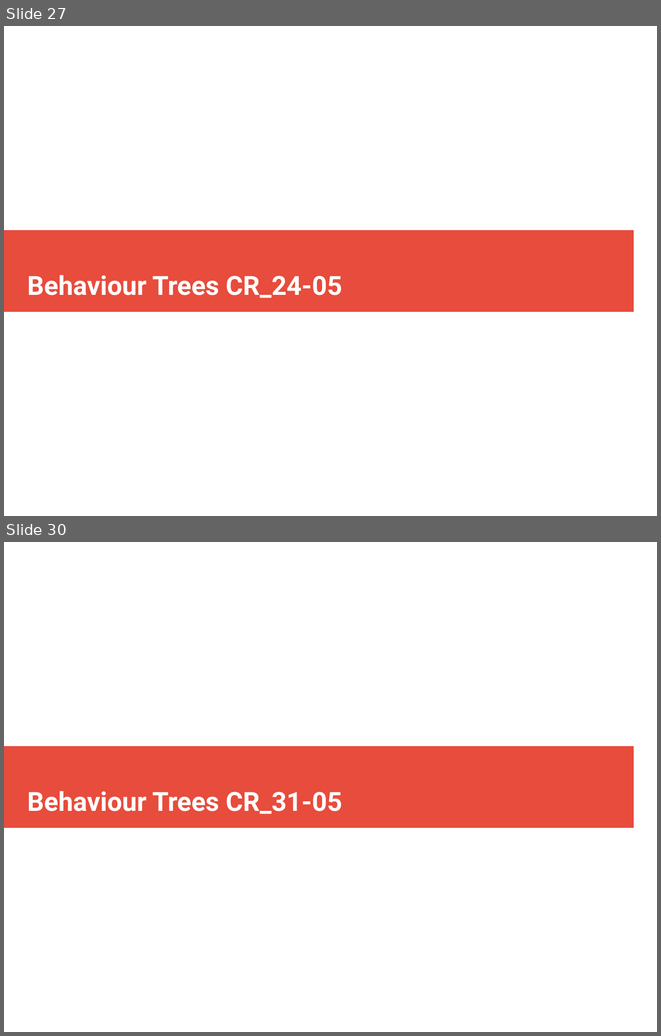
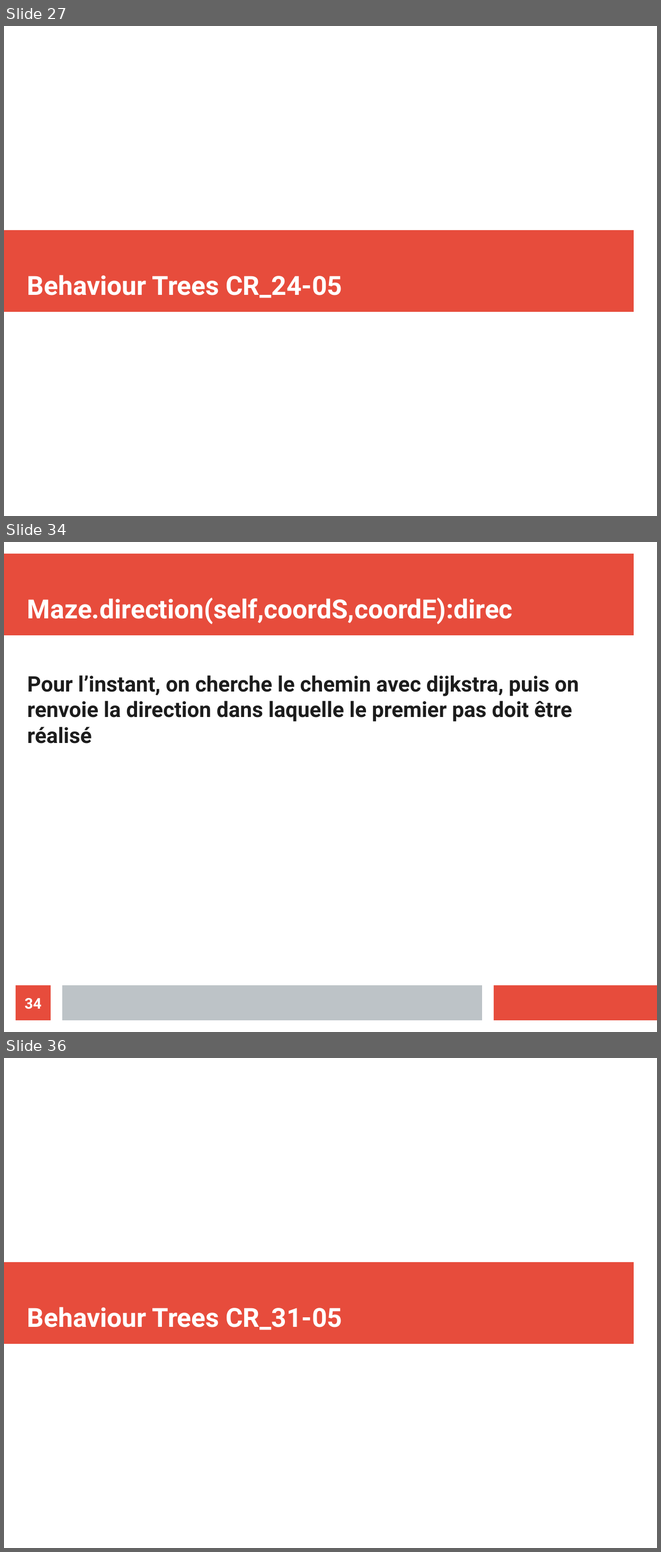
Before and after one commit to ValentinLebouvier/TAL2019, a slide deck: Comptes Rendus/CR.odp. Shown one above the other, each under a label of ours: slides 27 and 30 before the commit, slides 27, 34 and 36 after it; the slides between them are not shown. The pictures are 661x1036 and 661x1552 pixels, drawn with LibreOffice and Linux fonts; fonts in the diff are those of the drawing. Boxes give left, top, right and bottom in pixels: in the first picture for what was removed or moved away, otherwise in the second. Text is boxed around its words. In the diff, an @@ line names an element or a change of style, - is before the commit and + after.

```diff
--- a/Comptes Rendus/CR.odp
+++ b/Comptes Rendus/CR.odp
@@ slide 34 added at bbox=[4, 542, 657, 1032], background #FFFFFF @@
@@ rectangle added at bbox=[4, 554, 634, 636], fill #E74C3C @@
@@ title added at bbox=[27, 598, 513, 624], 32 pt, text #FFFFFF, bold @@
+Maze.direction(self,coordS,coordE):direc
@@ text added at bbox=[27, 675, 579, 743], 26 pt, text #1C1C1C, bold @@
+Pour l’instant, on cherche le chemin avec dijkstra, puis on renvoie la direction dans laquelle le premier pas doit être réalisé
@@ page number added at bbox=[16, 985, 51, 1020], fill #E74C3C, 18 pt, text #FFFFFF, bold @@
+34
@@ rectangle added at bbox=[62, 985, 482, 1020], fill #BDC3C7 @@
@@ rectangle added at bbox=[494, 985, 657, 1020], fill #E74C3C @@
@@ what was slide 30 is now slide 36 @@
```
Also in this commit, not shown: 4 slides changed, 5 other slides added, 11 other files.
